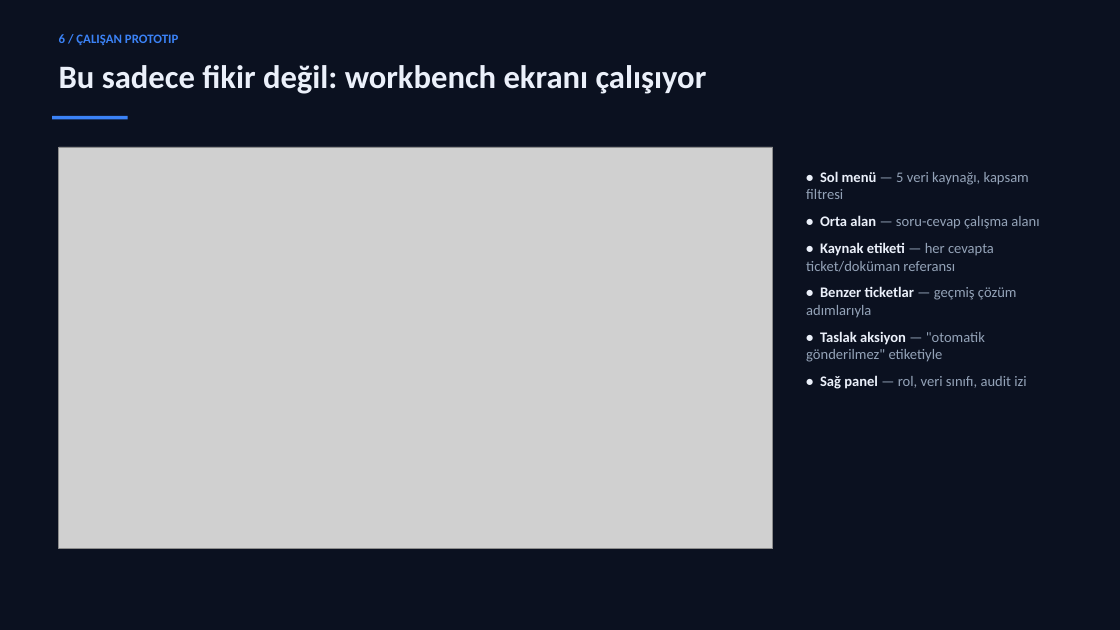
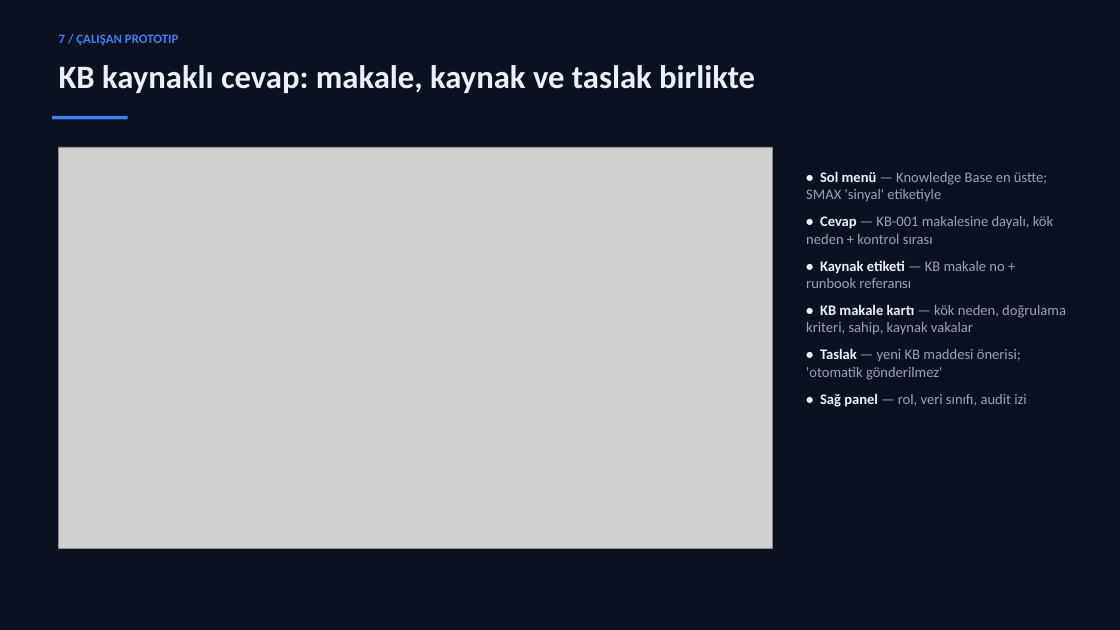
Before and after one commit to Emirdumn/vmind-orchestration, a slide deck: slide 8 of outputs/VMind-Agentic-Operations-Hub-Sunum.pptx (slide 7 before the commit). Drawn at 1120x630 pixels with LibreOffice and Linux fonts; fonts in the diff are those of the drawing; grey boxes stand for pictures. Boxes give left, top, right and bottom in pixels: in the first picture for what was removed or moved away, otherwise in the second. Text is boxed around its words. In the diff, an @@ line names an element or a change of style, - is before the commit and + after.

```diff
--- a/outputs/VMind-Agentic-Operations-Hub-Sunum.pptx
+++ b/outputs/VMind-Agentic-Operations-Hub-Sunum.pptx
@@ text at [59, 34, 178, 45]: text changed @@
-6 / ÇALIŞAN PROTOTIP
+7 / ÇALIŞAN PROTOTIP
@@ text at [59, 65, 755, 93]: text changed @@
-Bu sadece fikir değil: workbench ekranı çalışıyor
+KB kaynaklı cevap: makale, kaynak ve taslak birlikte
@@ text at [806, 171, 1066, 380]: text changed @@
-• Sol menü — 5 veri kaynağı, kapsam filtresi
-• Orta alan — soru-cevap çalışma alanı
-• Kaynak etiketi — her cevapta ticket/doküman referansı
-• Benzer ticketlar — geçmiş çözüm adımlarıyla
-• Taslak aksiyon — "otomatik gönderilmez" etiketiyle
+• Sol menü — Knowledge Base en üstte; SMAX 'sinyal' etiketiyle
+• Cevap — KB-001 makalesine dayalı, kök neden + kontrol sırası
+• Kaynak etiketi — KB makale no + runbook referansı
+• KB makale kartı — kök neden, doğrulama kriteri, sahip, kaynak vakalar
+• Taslak — yeni KB maddesi önerisi; 'otomatik gönderilmez'
```
Also in this commit, not shown: 10 other slides changed, 2 slides added, 1 slide removed, 30 other files.
